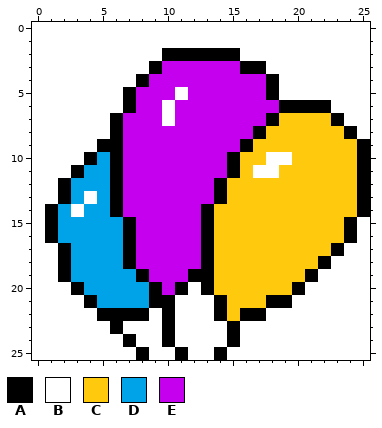
One commit to this pixel-art sprite: Assets/Sprites/Resources/balloons icon.png. Above, as it was before the edit.
The file is 26x26 pixels.
Palette (. is transparent): A #000000  B #ffffff  C #ffc90e  D #00a2e8  E #c500ee
Pixels before, first column x 0:
 0 BBBBBBBBBBBBBBBBBBBBBBBBBB
 1 BBBBBBBBBBBBBBBBBBBBBBBBBB
 2 BBBBBBBBBBAAAAAABBBBBBBBBB
 3 BBBBBBBBBAEEEEEEAABBBBBBBB
 4 BBBBBBBBAEEEEEEEEEABBBBBBB
 5 BBBBBBBAEEEBEEEEEEABBBBBBB
 6 BBBBBBBAEEBEEEEEEEEAAAABBB
 7 BBBBBBAEEEBEEEEEEEACCCCABB
 8 BBBBBBAEEEEEEEEEEACCCCCCAB
 9 BBBBBAAEEEEEEEEEACCCCCCCCA
10 BBBBADAEEEEEEEEACCBBCCCCCA
11 BBBADDAEEEEEEEEACBBCCCCCCA
12 BBADDDAEEEEEEEACCCCCCCCCCA
13 BBADBDAEEEEEEEACCCCCCCCCCA
14 BADBDDAEEEEEEACCCCCCCCCCCA
15 BADDDDDAEEEEEACCCCCCCCCCAB
16 BADDDDDAEEEEEACCCCCCCCCCAB
17 BBADDDDAEEEEEACCCCCCCCCABB
18 BBADDDDAEEEEEACCCCCCCCABBB
19 BBADDDDDAEEEAACCCCCCCABBBB
20 BBBADDDDDAEABACCCCCCABBBBB
21 BBBBADDDDAABBBACCCAABBBBBB
22 BBBBBAAAABABBBACAABBBBBBBB
23 BBBBBBABBBABBBBABBBBBBBBBB
24 BBBBBBBABBABBBBABBBBBBBBBB
25 BBBBBBBBABBABBABBBBBBBBBBB
New version:
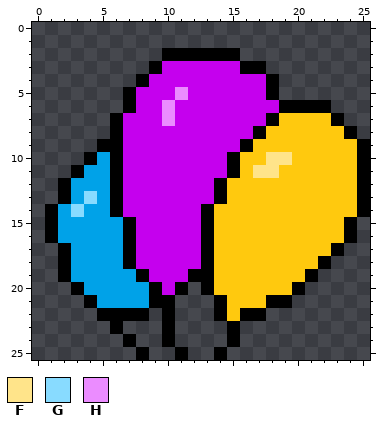
Colours new in this view: F #ffe48a  G #88dbff  H #eb8cff
Changes in this commit:
Colour B gives way to colour F in row 10 at x 18 to 19; in row 11 at x 17 to 18.
Colour B gives way to colour G in row 13 at x 4; in row 14 at x 3.
Colour B gives way to colour H in row 5 at x 11; in rows 6 to 7 at x 10.
Colour B is removed in rows 0 to 1 at x 0 to 25; in row 2 at x 0 to 9 and 16 to 25; in row 3 at x 0 to 8 and 18 to 25; in row 4 at x 0 to 7 and 19 to 25; in row 5 at x 0 to 6 and 19 to 25; in row 6 at x 0 to 6 and 23 to 25.
Colour B is removed in row 7 at x 0 to 5 and 24 to 25; in row 8 at x 0 to 5 and 25; in row 9 at x 0 to 4; in row 10 at x 0 to 3; in row 11 at x 0 to 2; in rows 12 to 13 at x 0 to 1.
Colour B is removed in row 14 at x 0; in rows 15 to 16 at x 0 and 25; in row 17 at x 0 to 1 and 24 to 25; in row 18 at x 0 to 1 and 23 to 25; in row 19 at x 0 to 1 and 22 to 25; in row 20 at x 0 to 2, 12 and 21 to 25.
Colour B is removed in row 21 at x 0 to 3, 11 to 13 and 20 to 25; in row 22 at x 0 to 4, 9, 11 to 13 and 18 to 25; in row 23 at x 0 to 5, 7 to 9, 11 to 14 and 16 to 25; in row 24 at x 0 to 6, 8 to 9, 11 to 14 and 16 to 25; in row 25 at x 0 to 7, 9 to 10, 12 to 13 and 15 to 25.
